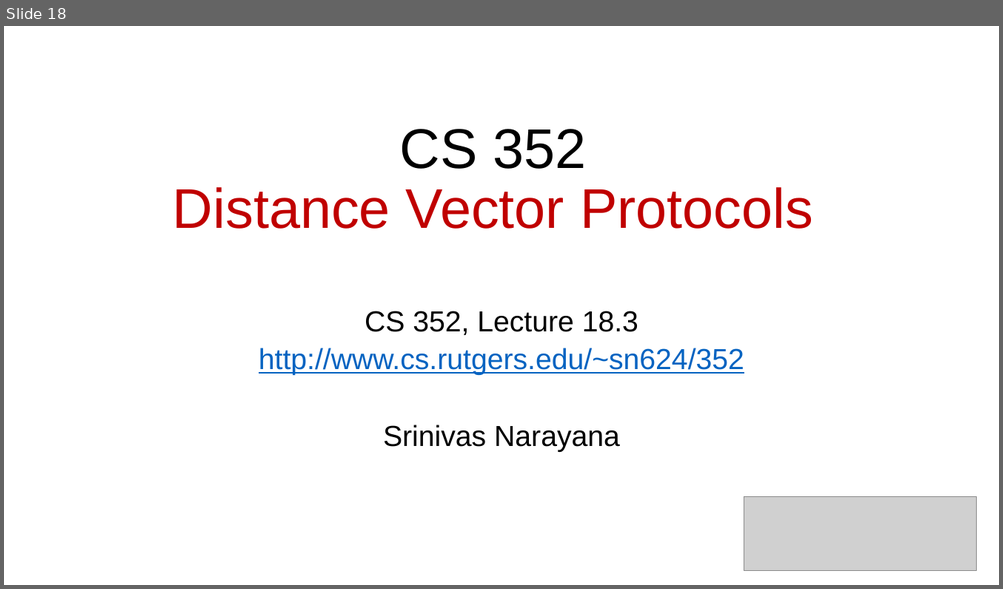
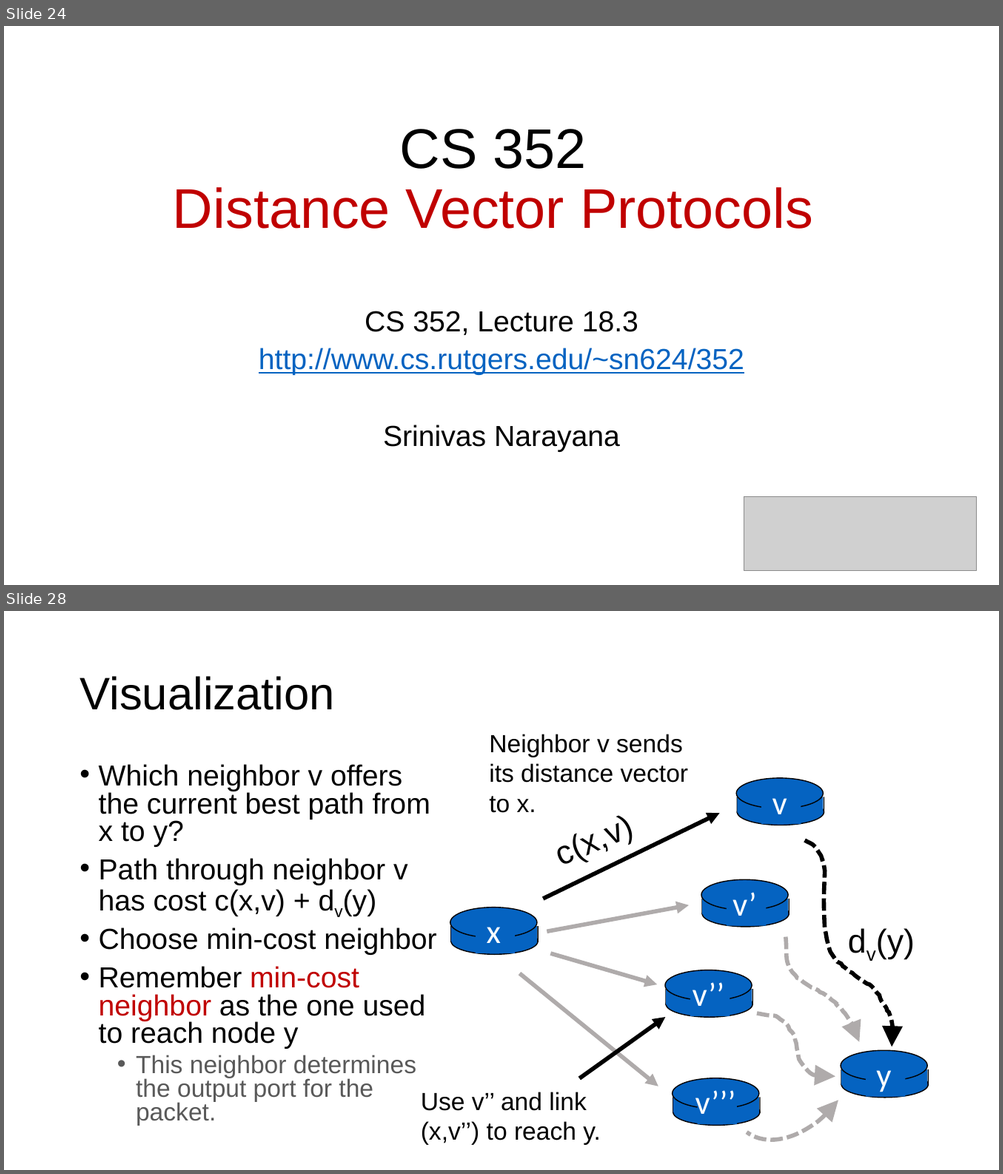
Before and after one commit to ngsrinivas/coursegen, a slide deck: ex/352-S21/staging/352-S21/lectures/network-intradomain-routing.pptx. Shown one above the other, each under a label of ours: slide 18 before the commit, slides 24 and 28 after it; the slides between them are not shown. The pictures are 1003x589 and 1003x1174 pixels, drawn with LibreOffice and Linux fonts; fonts in the diff are those of the drawing; grey boxes stand for pictures. Boxes give left, top, right and bottom in pixels: in the first picture for what was removed or moved away, otherwise in the second. Text is boxed around its words. In the diff, an @@ line names an element or a change of style, - is before the commit and + after.

```diff
--- a/ex/352-S21/staging/352-S21/lectures/network-intradomain-routing.pptx
+++ b/ex/352-S21/staging/352-S21/lectures/network-intradomain-routing.pptx
@@ slide 28 added at [4,611,999,1170], background #FFFFFF @@
@@ title added at [79,676,335,710], 44 pt, text #000000 @@
+Visualization
@@ text added at [489,734,688,813], 24 pt, text #000000 @@
+Neighbor v sends its distance vector to x.
@@ text added at [99,764,436,1126], 28 pt, text #000000 @@
+• Which neighbor v offers the current best path from x to y?
+• Path through neighbor v has cost c(x,v) + dv(y)
+• Choose min-cost neighbor
+• Remember min-cost neighbor as the one used to reach node y
+  • This neighbor determines the output port for the packet.
@@ group added at [736,778,824,825]: 2 ellipses, 2 lines, 2 rectangles, 1 text @@
+v
@@ arrow added from (543, 899) to (720, 813), #000000 4 pt @@
@@ freeform shape added at [805,841,893,1048], outline #000000 4 pt dashed @@
@@ text added at [214,889,285,917], 32 pt, text #000000 @@
+c(x,v)
@@ group added at [701,880,789,927]: 2 ellipses, 2 lines, 2 rectangles, 1 text @@
+v’
@@ arrow added from (547, 932) to (689, 906), #AFABAB 4 pt @@
@@ group added at [450,908,538,955]: 2 ellipses, 2 lines, 2 rectangles, 1 text @@
+x
@@ freeform shape added at [785,937,859,1042], outline #AFABAB 4 pt dashed @@
@@ text added at [876,928,914,960], 32 pt, text #000000 @@
+dv(y)
@@ arrow added from (551, 954) to (657, 985), #AFABAB 4 pt @@
@@ arrow added from (520, 974) to (658, 1087), #AFABAB 4 pt @@
@@ group added at [665,971,752,1017]: 2 ellipses, 2 lines, 2 rectangles, 1 text @@
+v’’
@@ arc (boxed as its full ellipse) added at [703,971,887,1165], outline #AFABAB 4 pt dashed @@
@@ arrow added from (579, 1079) to (665, 1017), #000000 4 pt @@
@@ freeform shape added at [757,1014,835,1078], outline #AFABAB 4 pt dashed @@
@@ group added at [840,1051,928,1098]: 2 ellipses, 2 lines, 2 rectangles, 1 text @@
+y
@@ text added at [421,1092,600,1145], 24 pt, text #000000 @@
+Use v’’ and link (x,v’’) to reach y.
@@ group added at [672,1079,760,1126]: 2 ellipses, 2 lines, 2 rectangles, 1 text @@
+v’’’
@@ what was slide 18 is now slide 24 @@
```
Also in this commit, not shown: 10 slides changed, 18 other slides added, 20 slides removed, 2 other files.
